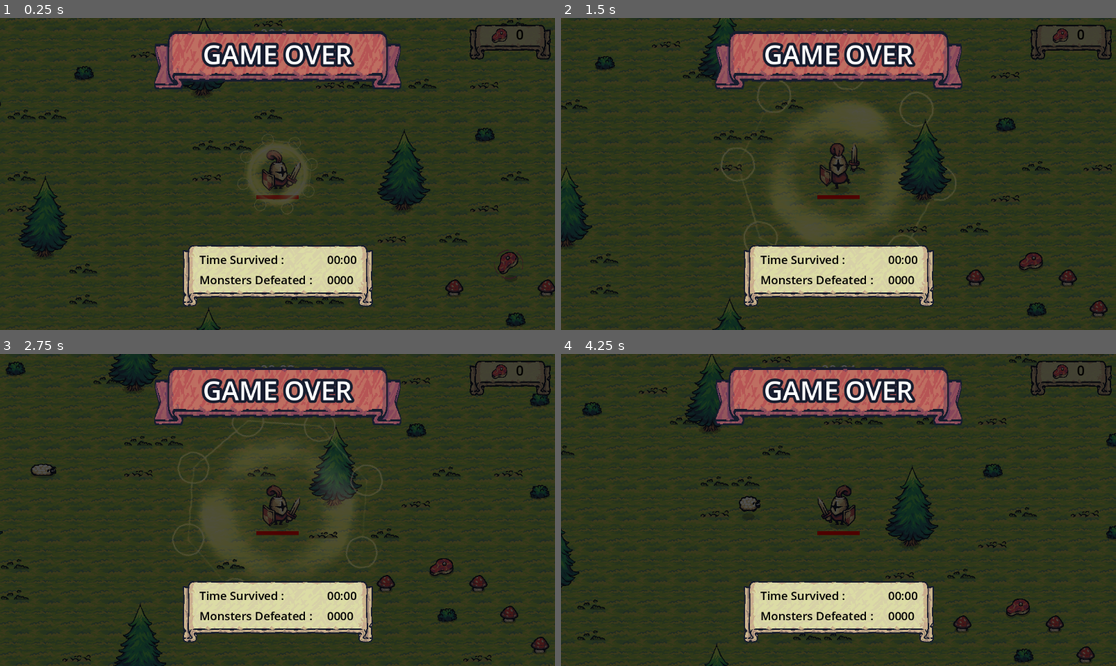
Above: before the commit, frames 1-4 (two rows, left to right).
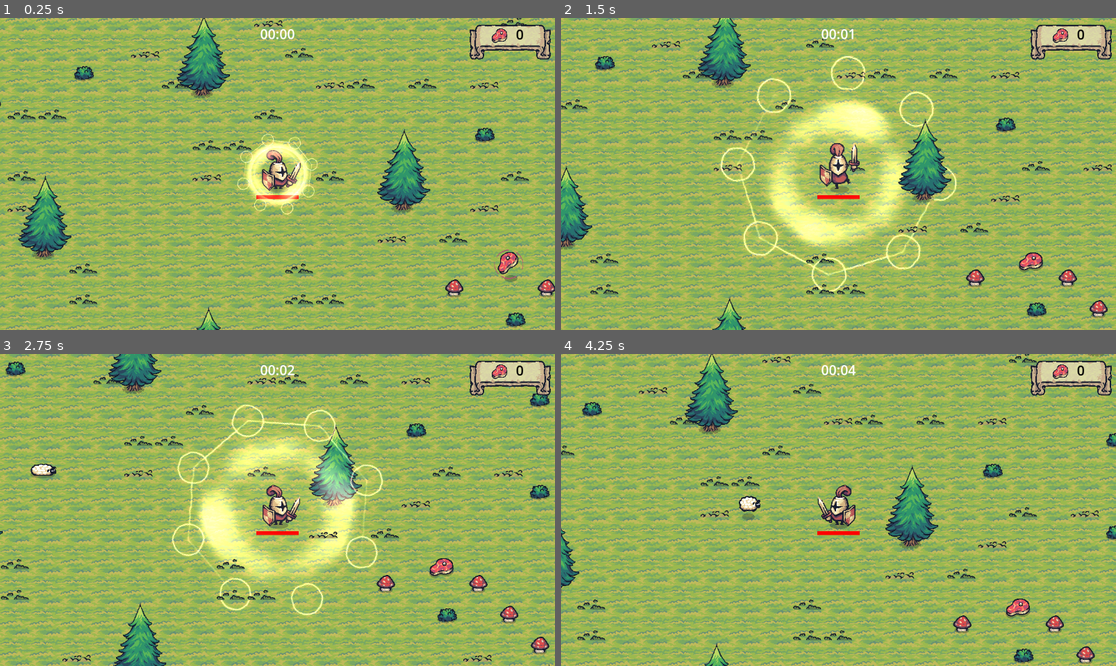
Above: after the commit, the same moments.

Repository: LostReny/DIO_TRILHA_GODOT
Game: Godot game, scene res://main.tscn
The game is run twice, just before and just after one commit, with the same random seed, the same clock (stepped at 60 frames per second) and the same inputs.
Inputs (mouse positions are in pixels of both pictures, inside the frame that each line leads up to):
- Up to frame 1 (0.25 s): no input
- Up to frame 2 (1.5 s): move the mouse to (960, 158) at 0.52 s; hold D (move_right) 0.53-1.28 s; click (960, 158) at 0.6 s; move the mouse to (727, 189) at 1.27 s; hold S (move_down) from 1.28 s (still down); click (727, 189) at 1.35 s
- Up to frame 3 (2.75 s): move the mouse to (333, 441) at 2.02 s; release S (move_down) at 2.03 s; hold D (move_right) from 2.03 s (still down); click (333, 441) at 2.1 s
- Up to frame 4 (4.25 s): move the mouse to (810, 572) at 2.77 s; release D (move_right) at 2.78 s; hold W (move_up) 2.78-3.53 s; click (810, 572) at 2.85 s; move the mouse to (1005, 556) at 3.52 s; hold A (move_left) from 3.53 s (still down); click (1005, 556) at 3.6 s

The runs differ from the first frame. In frame 1, 100% of the frame differs, in the area x 0-100%, y 0-100%; in frame 2, 100%; in frame 3, 100%; in frame 4, 100%.

Commit message:
Interface Game Over

Diff:
--- a/Tiny_Swords/main.tscn
+++ b/Tiny_Swords/main.tscn
@@ -13,8 +13,6 @@
 [ext_resource type="PackedScene" uid="uid://83usjjffl6n2" path="res://scripts/systems/mob_spanner.tscn" id="12_endqh"]
 [ext_resource type="PackedScene" uid="uid://cxcvqxy7ggi45" path="res://scenes/misc/tree.tscn" id="12_j4bv5"]
 [ext_resource type="Script" path="res://scripts/systems/dificult_system/dificult_system.gd" id="13_k0x6d"]
-[ext_resource type="Texture2D" uid="uid://c4vejyes7nv50" path="res://addons/assets/Tiny Swords/UI/Ribbons/Ribbon_Red_3Slides.png" id="14_6q6sb"]
-[ext_resource type="Texture2D" uid="uid://clc00kugu5fky" path="res://addons/assets/Tiny Swords/UI/Banners/Banner_Horizontal.png" id="15_dvekl"]
 
 [sub_resource type="TileSetAtlasSource" id="TileSetAtlasSource_munw3"]
 texture = ExtResource("5_so41a")
@@ -104,37 +102,6 @@
 [sub_resource type="RectangleShape2D" id="RectangleShape2D_jrbhh"]
 size = Vector2(4233, 391.154)
 
-[sub_resource type="StyleBoxTexture" id="StyleBoxTexture_w5k6d"]
-texture = ExtResource("14_6q6sb")
-texture_margin_left = 64.0
-texture_margin_right = 64.0
-axis_stretch_horizontal = 2
-region_rect = Rect2(0, 0, 192, 64)
-
-[sub_resource type="LabelSettings" id="LabelSettings_i4p4o"]
-font_size = 54
-outline_size = 22
-outline_color = Color(0.0862745, 0.109804, 0.180392, 1)
-
-[sub_resource type="StyleBoxTexture" id="StyleBoxTexture_4l8yk"]
-texture = ExtResource("15_dvekl")
-texture_margin_left = 32.0
-texture_margin_top = 16.0
-texture_margin_right = 32.0
-texture_margin_bottom = 48.0
-axis_stretch_horizontal = 2
-axis_stretch_vertical = 2
-region_rect = Rect2(32, 48, 128, 128)
-
-[sub_resource type="SystemFont" id="SystemFont_pf614"]
-font_names = PackedStringArray("Lato")
-font_weight = 600
-
-[sub_resource type="LabelSettings" id="LabelSettings_jqocv"]
-font = SubResource("SystemFont_pf614")
-font_size = 24
-font_color = Color(0, 0, 0, 1)
-
 [node name="Main" type="Node2D"]
 y_sort_enabled = true
 
@@ -154,6 +121,7 @@
 
 [node name="Player" parent="." instance=ExtResource("1_hcrkh")]
 position = Vector2(434, 241)
+ritual_damage = 5
 
 [node name="RemoteTransform2D - camera" type="RemoteTransform2D" parent="Player"]
 remote_path = NodePath("../../Camera2D")
@@ -312,97 +280,3 @@
 script = ExtResource("13_k0x6d")
 mob_spanner = NodePath("../MobSpanner")
 break_intensity = 0.33
-
-[node name="GameOverUI" type="CanvasLayer" parent="."]
-
-[node name="Background" type="ColorRect" parent="GameOverUI"]
-anchors_preset = 15
-anchor_right = 1.0
-anchor_bottom = 1.0
-grow_horizontal = 2
-grow_vertical = 2
-color = Color(0, 0, 0, 0.694118)
-
-[node name="TopPanel" type="Panel" parent="GameOverUI"]
-anchors_preset = 5
-anchor_left = 0.5
-anchor_right = 0.5
-offset_left = -259.5
-offset_top = 27.0
-offset_right = 259.5
-offset_bottom = 154.0
-grow_horizontal = 2
-theme_override_styles/panel = SubResource("StyleBoxTexture_w5k6d")
-
-[node name="GameOver Label" type="Label" parent="GameOverUI/TopPanel"]
-layout_mode = 1
-anchors_preset = 8
-anchor_left = 0.5
-anchor_top = 0.5
-anchor_right = 0.5
-anchor_bottom = 0.5
-offset_left = -92.5
-offset_top = -38.5
-offset_right = 90.5
-offset_bottom = 6.5
-grow_horizontal = 2
-grow_vertical = 2
-text = "GAME OVER"
-label_settings = SubResource("LabelSettings_i4p4o")
-
-[node name="BottomPanel" type="Panel" parent="GameOverUI"]
-anchors_preset = 7
-anchor_left = 0.5
-anchor_top = 1.0
-anchor_right = 0.5
-anchor_bottom = 1.0
-offset_left = -198.0
-offset_top = -176.0
-offset_right = 199.0
-offset_bottom = -43.0
-grow_horizontal = 2
-grow_vertical = 0
-theme_override_styles/panel = SubResource("StyleBoxTexture_4l8yk")
-
-[node name="CenterContainer" type="CenterContainer" parent="GameOverUI/BottomPanel"]
-layout_mode = 1
-anchors_preset = 8
-anchor_left = 0.5
-anchor_top = 0.5
-anchor_right = 0.5
-anchor_bottom = 0.5
-offset_left = -147.5
-offset_top = -47.5
-offset_right = 147.5
-offset_bottom = 16.5
-grow_horizontal = 2
-grow_vertical = 2
-
-[node name="GridContainer" type="GridContainer" parent="GameOverUI/BottomPanel/CenterContainer"]
-layout_mode = 2
-theme_override_constants/h_separation = 25
-theme_override_constants/v_separation = 8
-columns = 2
-
-[node name="TimeSurvivedLabel" type="Label" parent="GameOverUI/BottomPanel/CenterContainer/GridContainer"]
-layout_mode = 2
-text = "Time Survived : "
-label_settings = SubResource("LabelSettings_jqocv")
-
-[node name="TimeLabel" type="Label" parent="GameOverUI/BottomPanel/CenterContainer/GridContainer"]
-layout_mode = 2
-text = "00:00"
-label_settings = SubResource("LabelSettings_jqocv")
-
-[node name="MonstersDefeatedLabel" type="Label" parent="GameOverUI/BottomPanel/CenterContainer/GridContainer"]
-layout_mode = 2
-text = "Monsters Defeated : "
-label_settings = SubResource("LabelSettings_jqocv")
-
-[node name="NumberLabel" type="Label" parent="GameOverUI/BottomPanel/CenterContainer/GridContainer"]
-layout_mode = 2
-text = "0000
-"
-label_settings = SubResource("LabelSettings_jqocv")
-
-[node name="AnimationPlayer" type="AnimationPlayer" parent="GameOverUI"]
--- /dev/null
+++ b/Tiny_Swords/scenes/ui/game_over_ui.tscn
@@ -0,0 +1,221 @@
+[gd_scene load_steps=11 format=3 uid="uid://df6re1eivhlr3"]
+
+[ext_resource type="Texture2D" uid="uid://c4vejyes7nv50" path="res://addons/assets/Tiny Swords/UI/Ribbons/Ribbon_Red_3Slides.png" id="1_ji2e7"]
+[ext_resource type="Texture2D" uid="uid://clc00kugu5fky" path="res://addons/assets/Tiny Swords/UI/Banners/Banner_Horizontal.png" id="2_b6isu"]
+
+[sub_resource type="StyleBoxTexture" id="StyleBoxTexture_w5k6d"]
+texture = ExtResource("1_ji2e7")
+texture_margin_left = 64.0
+texture_margin_right = 64.0
+axis_stretch_horizontal = 2
+region_rect = Rect2(0, 0, 192, 64)
+
+[sub_resource type="LabelSettings" id="LabelSettings_i4p4o"]
+font_size = 54
+outline_size = 22
+outline_color = Color(0.0862745, 0.109804, 0.180392, 1)
+
+[sub_resource type="StyleBoxTexture" id="StyleBoxTexture_4l8yk"]
+texture = ExtResource("2_b6isu")
+texture_margin_left = 32.0
+texture_margin_top = 16.0
+texture_margin_right = 32.0
+texture_margin_bottom = 48.0
+axis_stretch_horizontal = 2
+axis_stretch_vertical = 2
+region_rect = Rect2(32, 48, 128, 128)
+
+[sub_resource type="SystemFont" id="SystemFont_pf614"]
+font_names = PackedStringArray("Lato")
+font_weight = 600
+subpixel_positioning = 0
+
+[sub_resource type="LabelSettings" id="LabelSettings_jqocv"]
+font = SubResource("SystemFont_pf614")
+font_size = 24
+font_color = Color(0, 0, 0, 1)
+
+[sub_resource type="Animation" id="Animation_2onv3"]
+length = 0.001
+tracks/0/type = "value"
+tracks/0/imported = false
+tracks/0/enabled = true
+tracks/0/path = NodePath("Background:color")
+tracks/0/interp = 1
+tracks/0/loop_wrap = true
+tracks/0/keys = {
+"times": PackedFloat32Array(0),
+"transitions": PackedFloat32Array(1),
+"update": 0,
+"values": [Color(0, 0, 0, 0.694118)]
+}
+tracks/1/type = "value"
+tracks/1/imported = false
+tracks/1/enabled = true
+tracks/1/path = NodePath("TopPanel:position")
+tracks/1/interp = 1
+tracks/1/loop_wrap = true
+tracks/1/keys = {
+"times": PackedFloat32Array(0),
+"transitions": PackedFloat32Array(1),
+"update": 0,
+"values": [Vector2(316.5, 27)]
+}
+tracks/2/type = "value"
+tracks/2/imported = false
+tracks/2/enabled = true
+tracks/2/path = NodePath("BottomPanel:position")
+tracks/2/interp = 1
+tracks/2/loop_wrap = true
+tracks/2/keys = {
+"times": PackedFloat32Array(0),
+"transitions": PackedFloat32Array(1),
+"update": 0,
+"values": [Vector2(378, 472)]
+}
+
+[sub_resource type="Animation" id="Animation_oy1dr"]
+resource_name = "default"
+length = 1.8
+tracks/0/type = "value"
+tracks/0/imported = false
+tracks/0/enabled = true
+tracks/0/path = NodePath("Background:color")
+tracks/0/interp = 1
+tracks/0/loop_wrap = true
+tracks/0/keys = {
+"times": PackedFloat32Array(0, 1.8),
+"transitions": PackedFloat32Array(1, 0.225313),
+"update": 0,
+"values": [Color(0, 0, 0, 0), Color(0, 0, 0, 0.803922)]
+}
+tracks/1/type = "value"
+tracks/1/imported = false
+tracks/1/enabled = true
+tracks/1/path = NodePath("TopPanel:position")
+tracks/1/interp = 1
+tracks/1/loop_wrap = true
+tracks/1/keys = {
+"times": PackedFloat32Array(0, 1),
+"transitions": PackedFloat32Array(0.5, 1.41421),
+"update": 0,
+"values": [Vector2(316.5, -155), Vector2(316.5, 27)]
+}
+tracks/2/type = "value"
+tracks/2/imported = false
+tracks/2/enabled = true
+tracks/2/path = NodePath("BottomPanel:position")
+tracks/2/interp = 1
+tracks/2/loop_wrap = true
+tracks/2/keys = {
+"times": PackedFloat32Array(0.4, 1.8),
+"transitions": PackedFloat32Array(0.5, 1.93187),
+"update": 0,
+"values": [Vector2(378, 672), Vector2(378, 472)]
+}
+
+[sub_resource type="AnimationLibrary" id="AnimationLibrary_7kiqp"]
+_data = {
+"RESET": SubResource("Animation_2onv3"),
+"default": SubResource("Animation_oy1dr")
+}
+
+[node name="GameOverUI" type="CanvasLayer"]
+
+[node name="Background" type="ColorRect" parent="."]
+anchors_preset = 15
+anchor_right = 1.0
+anchor_bottom = 1.0
+grow_horizontal = 2
+grow_vertical = 2
+color = Color(0, 0, 0, 0.694118)
+
+[node name="TopPanel" type="Panel" parent="."]
+anchors_preset = 5
+anchor_left = 0.5
+anchor_right = 0.5
+offset_left = -259.5
+offset_top = 27.0
+offset_right = 259.5
+offset_bottom = 154.0
+grow_horizontal = 2
+theme_override_styles/panel = SubResource("StyleBoxTexture_w5k6d")
+
+[node name="GameOver Label" type="Label" parent="TopPanel"]
+layout_mode = 1
+anchors_preset = 8
+anchor_left = 0.5
+anchor_top = 0.5
+anchor_right = 0.5
+anchor_bottom = 0.5
+offset_left = -92.5
+offset_top = -38.5
+offset_right = 90.5
+offset_bottom = 6.5
+grow_horizontal = 2
+grow_vertical = 2
+text = "GAME OVER"
+label_settings = SubResource("LabelSettings_i4p4o")
+
+[node name="BottomPanel" type="Panel" parent="."]
+anchors_preset = 7
+anchor_left = 0.5
+anchor_top = 1.0
+anchor_right = 0.5
+anchor_bottom = 1.0
+offset_left = -198.0
+offset_top = -176.0
+offset_right = 199.0
+offset_bottom = -43.0002
+grow_horizontal = 2
+grow_vertical = 0
+theme_override_styles/panel = SubResource("StyleBoxTexture_4l8yk")
+
+[node name="CenterContainer" type="CenterContainer" parent="BottomPanel"]
+layout_mode = 1
+anchors_preset = 8
+anchor_left = 0.5
+anchor_top = 0.5
+anchor_right = 0.5
+anchor_bottom = 0.5
+offset_left = -147.5
+offset_top = -47.5
+offset_right = 147.5
+offset_bottom = 16.5
+grow_horizontal = 2
+grow_vertical = 2
+
+[node name="GridContainer" type="GridContainer" parent="BottomPanel/CenterContainer"]
+layout_mode = 2
+theme_override_constants/h_separation = 25
+theme_override_constants/v_separation = 8
+columns = 2
+
+[node name="TimeSurvivedLabel" type="Label" parent="BottomPanel/CenterContainer/GridContainer"]
+layout_mode = 2
+text = "Time Survived : "
+label_settings = SubResource("LabelSettings_jqocv")
+
+[node name="TimeLabel" type="Label" parent="BottomPanel/CenterContainer/GridContainer"]
+unique_name_in_owner = true
+layout_mode = 2
+text = "00:00"
+label_settings = SubResource("LabelSettings_jqocv")
+
+[node name="MonstersDefeatedLabel" type="Label" parent="BottomPanel/CenterContainer/GridContainer"]
+layout_mode = 2
+text = "Monsters Defeated : "
+label_settings = SubResource("LabelSettings_jqocv")
+
+[node name="NumberLabel" type="Label" parent="BottomPanel/CenterContainer/GridContainer"]
+unique_name_in_owner = true
+layout_mode = 2
+text = "0000
+"
+label_settings = SubResource("LabelSettings_jqocv")
+
+[node name="AnimationPlayer" type="AnimationPlayer" parent="."]
+libraries = {
+"": SubResource("AnimationLibrary_7kiqp")
+}
+autoplay = "default"
Not shown: 1 places in Tiny_Swords/main.tscn that only renumber resources
